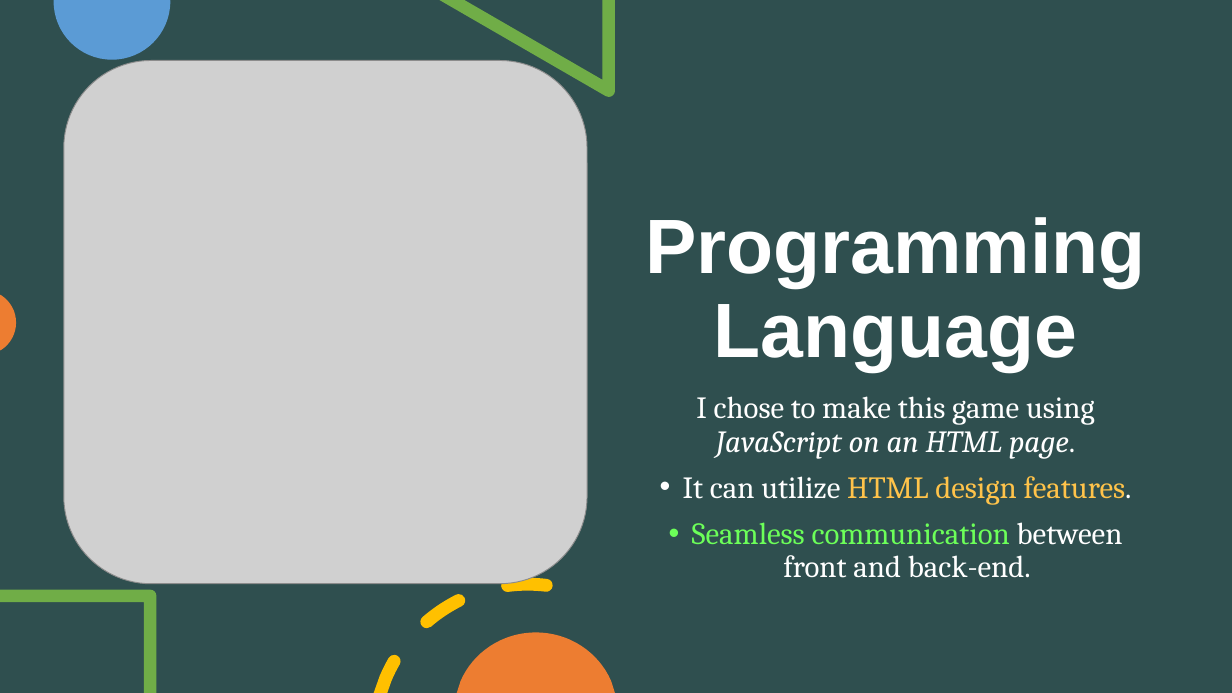
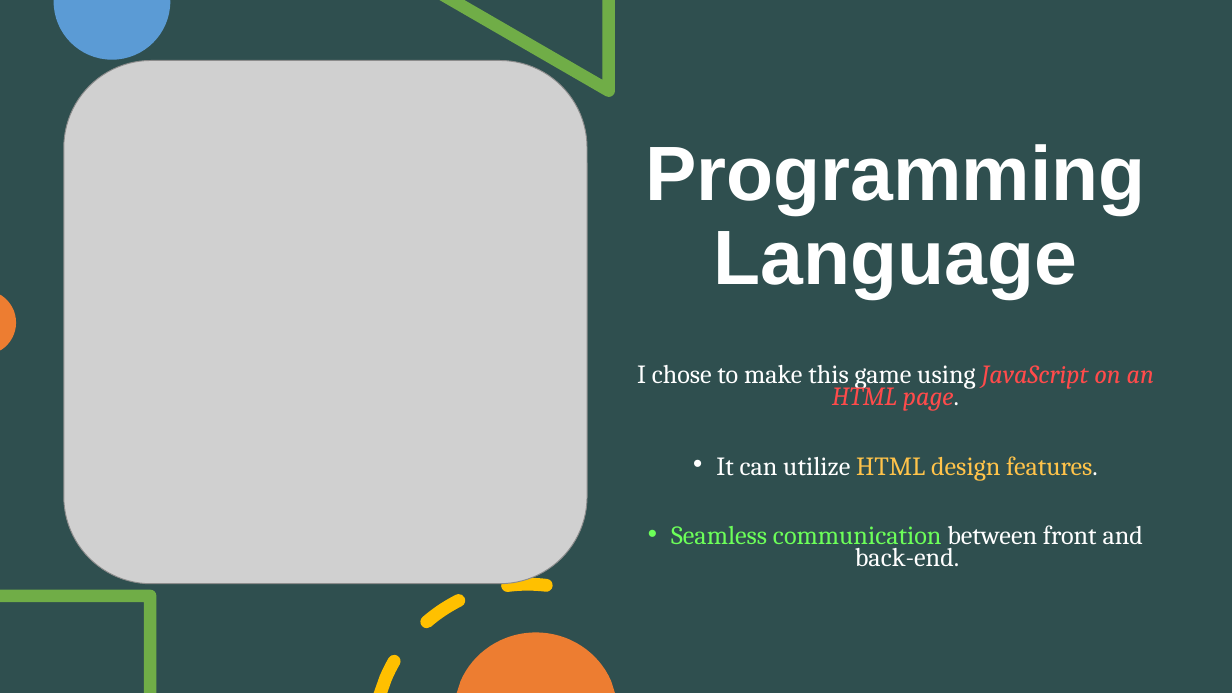
Before and after one commit to MatteoSalverio/ratlab, a slide deck: slide 4 of projects/crosswordle2/CrossWordle Presentation.pptx. Drawn at 1232x693 pixels with LibreOffice and Linux fonts; fonts in the diff are those of the drawing; grey boxes stand for pictures. Boxes give left, top, right and bottom in pixels: in the first picture for what was removed or moved away, otherwise in the second. Text is boxed around its words. In the diff, an @@ line names an element or a change of style, - is before the commit and + after.

```diff
--- a/projects/crosswordle2/CrossWordle Presentation.pptx
+++ b/projects/crosswordle2/CrossWordle Presentation.pptx
@@ title "Programming Language": place and size @@
-title "Programming Language" at [645, 217, 1145, 371]
+title "Programming Language" at [645, 144, 1145, 298]
@@ text "I chose to make this ...": place and size @@
-text "I chose to make this ..." at [683, 396, 1132, 578]
+text "I chose to make this ..." at [637, 365, 1154, 566]
@@ text "I chose to make this ..." at [637, 365, 1154, 566]: size 24 to 20.4 pt; text colour #FFFFFF to #FF4B4B in "JavaScript on an HTML page."; line spacing 0.9 to 0.7 @@
```
Also in this commit, not shown: 6 other slides changed, 2 slides added, 1 other file.
